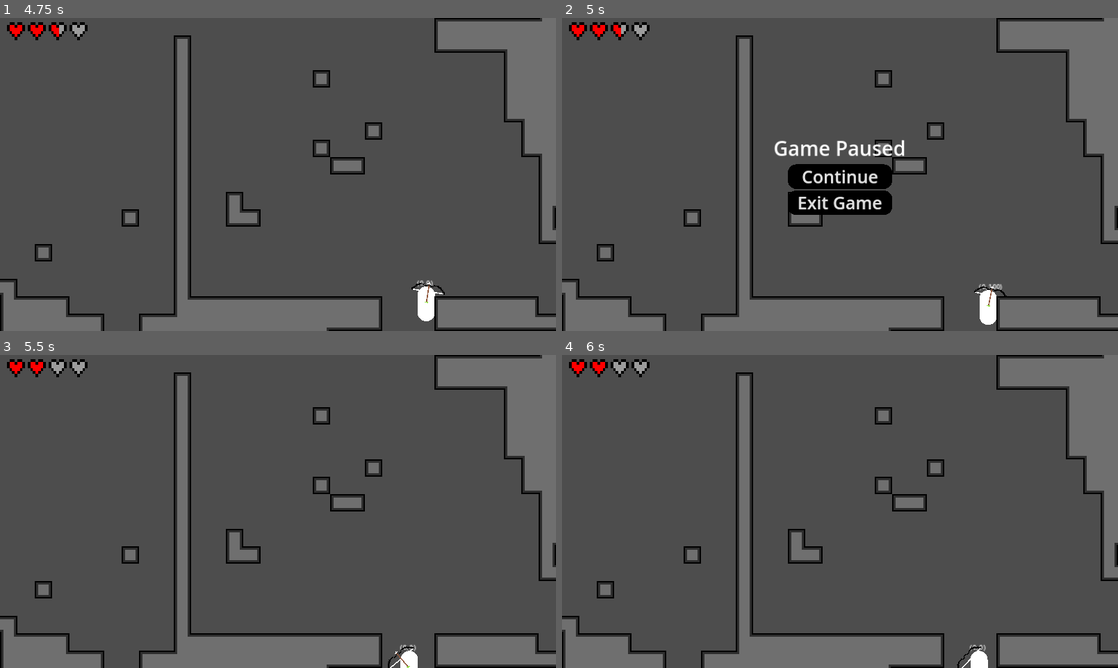
Above: before the commit, frames 1-4 (two rows, left to right).
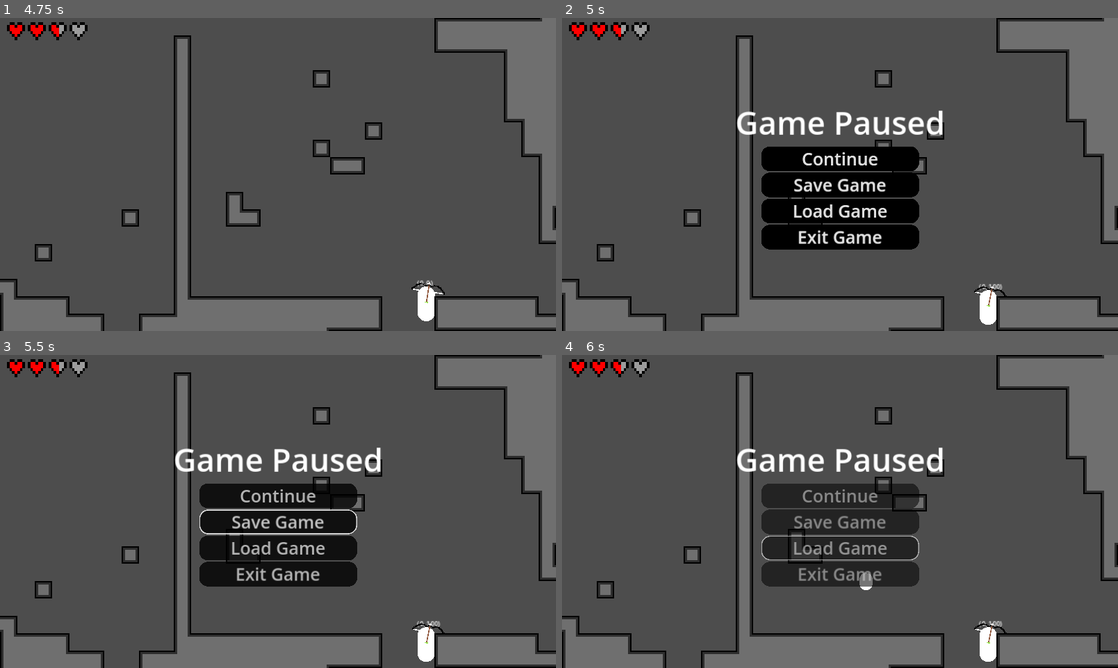
Above: after the commit, the same moments.

Repository: olvior/mushroom-mania
Game: Godot game, scene res://GUI/mainmenu/main_menu.tscn
Two runs of this game, one before a commit and one after it. Both use one fixed random seed, a clock stepped at 60 frames per second and the inputs below.
Inputs (mouse positions are in pixels of both pictures, inside the frame that each line leads up to):
- Up to frame 1 (4.75 s): click "New Game" at 0.5 s; move the mouse to (400, 158) at 1.27 s; hold Right (right) 1.28-2.78 s; tap X (attack) at 1.35, 3.05, 3.6 s; tap Z (jump) at 1.52, 2.27, 3.77, 4.52 s; click (400, 158) at 1.55 s; move the mouse to (166, 190) at 2.02 s; click (166, 190) at 2.1 s; tap C (dash) at 2.3, 2.85, 4.55 s; move the mouse to (333, 105) at 2.77 s; hold Left (left) 2.78-3.53 s; move the mouse to (250, 237) at 3.52 s; hold Right (right) from 3.53 s (still down); click (250, 237) at 3.8 s; move the mouse to (444, 221) at 4.27 s; click (444, 221) at 4.35 s
- Up to frame 2 (5 s): keep holding Right (right); tap Escape (escape) at 4.9 s
- Up to frame 3 (5.5 s): release Right (right) at 5 s; click (278, 520) at 5 s, where only the run after the commit has a clickable "Save Game"
- Up to frame 4 (6 s): click (840, 549) at 5.75 s, where only the run after the commit has a clickable "Load Game"

Frame 1 is identical in both runs. In frame 2, 8.4% of the frame differs, in the area x 31-69%, y 29-74%; in frame 3, 10%, in the area x 9-80%, y 2-100%; in frame 4, 10%.

Commit message:
Added save/load system

Diff:
--- a/GUI/hud/pause.gd
+++ b/GUI/hud/pause.gd
@@ -6,3 +6,9 @@
 func _on_continue_button_up():
 	get_tree().paused = false
 	self.queue_free()
+
+func _on_save_button_up():
+	Global.save_game("savefile1")
+
+func _on_load_button_up():
+	Global.load_save("savefile1")
--- a/GUI/hud/pause.tscn
+++ b/GUI/hud/pause.tscn
@@ -24,25 +24,25 @@
 anchor_bottom = 1.0
 grow_horizontal = 2
 grow_vertical = 2
-theme_override_constants/margin_left = 480
-theme_override_constants/margin_top = 270
-theme_override_constants/margin_right = 480
-theme_override_constants/margin_bottom = 270
+theme_override_constants/margin_left = 436
+theme_override_constants/margin_top = 245
+theme_override_constants/margin_right = 436
+theme_override_constants/margin_bottom = 245
 
 [node name="VBoxContainer" type="VBoxContainer" parent="MarginContainer"]
 layout_mode = 2
 
 [node name="Label" type="Label" parent="MarginContainer/VBoxContainer"]
 layout_mode = 2
-theme_override_font_sizes/font_size = 46
+theme_override_font_sizes/font_size = 73
 text = "Game Paused"
 horizontal_alignment = 1
 vertical_alignment = 1
 
 [node name="MarginContainer2" type="MarginContainer" parent="MarginContainer/VBoxContainer"]
 layout_mode = 2
-theme_override_constants/margin_left = 40
-theme_override_constants/margin_right = 40
+theme_override_constants/margin_left = 60
+theme_override_constants/margin_right = 60
 
 [node name="Continue" type="Button" parent="MarginContainer/VBoxContainer/MarginContainer2"]
 material = SubResource("ShaderMaterial_b4gvv")
@@ -53,10 +53,34 @@
 
 [node name="MarginContainer" type="MarginContainer" parent="MarginContainer/VBoxContainer"]
 layout_mode = 2
-theme_override_constants/margin_left = 40
-theme_override_constants/margin_right = 40
+theme_override_constants/margin_left = 60
+theme_override_constants/margin_right = 60
 
-[node name="Quit" type="Button" parent="MarginContainer/VBoxContainer/MarginContainer"]
+[node name="Save" type="Button" parent="MarginContainer/VBoxContainer/MarginContainer"]
+material = SubResource("ShaderMaterial_b4gvv")
+layout_mode = 2
+focus_mode = 0
+theme = ExtResource("2_21exs")
+text = "Save Game"
+
+[node name="MarginContainer4" type="MarginContainer" parent="MarginContainer/VBoxContainer"]
+layout_mode = 2
+theme_override_constants/margin_left = 60
+theme_override_constants/margin_right = 60
+
+[node name="Load" type="Button" parent="MarginContainer/VBoxContainer/MarginContainer4"]
+material = SubResource("ShaderMaterial_b4gvv")
+layout_mode = 2
+focus_mode = 0
+theme = ExtResource("2_21exs")
+text = "Load Game"
+
+[node name="MarginContainer3" type="MarginContainer" parent="MarginContainer/VBoxContainer"]
+layout_mode = 2
+theme_override_constants/margin_left = 60
+theme_override_constants/margin_right = 60
+
+[node name="Quit" type="Button" parent="MarginContainer/VBoxContainer/MarginContainer3"]
 material = SubResource("ShaderMaterial_b4gvv")
 layout_mode = 2
 focus_mode = 0
@@ -64,4 +88,6 @@
 text = "Exit Game"
 
 [connection signal="button_up" from="MarginContainer/VBoxContainer/MarginContainer2/Continue" to="." method="_on_continue_button_up"]
-[connection signal="button_up" from="MarginContainer/VBoxContainer/MarginContainer/Quit" to="." method="_on_quit_button_up"]
+[connection signal="button_up" from="MarginContainer/VBoxContainer/MarginContainer/Save" to="." method="_on_save_button_up"]
+[connection signal="button_up" from="MarginContainer/VBoxContainer/MarginContainer4/Load" to="." method="_on_load_button_up"]
+[connection signal="button_up" from="MarginContainer/VBoxContainer/MarginContainer3/Quit" to="." method="_on_quit_button_up"]
--- a/leveldesign/parts/scripts/boss_spawner.gd
+++ b/leveldesign/parts/scripts/boss_spawner.gd
@@ -12,11 +12,24 @@
 			spawn()
 			used = true
 
+func _ready():
+	for i in range(len(blockers)):
+		blockers[i] = get_node(blockers[i])
+
 func spawn():
 	var new_boss = boss_scene.instantiate()
 	Global.current_area.call_deferred("add_child", new_boss)
 	new_boss.position = position_node.get_global_position()
 	for b in blockers:
-		get_node(b).close()
+		b.close()
 
 	new_boss.blockers = blockers
+
+func save():
+	var save_dict = {
+		"file_path" : get_scene_file_path(),
+		"scene_path" : get_tree().get_root().get_path_to(self),
+		"used" : used
+	}
+
+	return save_dict
--- a/leveldesign/parts/tscns/boss_spawner.tscn
+++ b/leveldesign/parts/tscns/boss_spawner.tscn
@@ -2,7 +2,7 @@
 
 [ext_resource type="Script" path="res://leveldesign/parts/scripts/boss_spawner.gd" id="1_nbec0"]
 
-[node name="Area2D" type="Area2D"]
+[node name="Area2D" type="Area2D" groups=["for_save"]]
 collision_layer = 0
 collision_mask = 64
 script = ExtResource("1_nbec0")
--- a/misc/global.gd
+++ b/misc/global.gd
@@ -13,16 +13,23 @@
 
 @onready var main_scene : Node2D
 
+func _ready():
+	self.add_to_group("for_save")
+
+func save():
+	var save_dict = {
+		"current_area" : current_area.area_name
+	}
+
+	return save_dict
+
 func start():
-	print("A")
 	player = player_scene.instantiate()
 	main_scene.add_child(player)
 
 	var new_scene : GameArea = game_areas["main"].instantiate()
 	main_scene.add_child(new_scene)
 	current_area = new_scene
-
-
 
 func change_area(exit : AreaExit):
 	current_area.queue_free()
@@ -34,3 +41,60 @@
 	current_area = new_scene
 	var new_exit : AreaExit = new_scene.exits[exit["connects_to_loc"]]
 	player.position = new_exit.spawn_loc.get_global_position()
+
+
+func save_game(file_path):
+	var path = "user://" + file_path + ".save"
+	var all_nodes = get_tree().get_nodes_in_group("for_save")
+	var save_file = FileAccess.open(path, FileAccess.WRITE)
+
+	for node in all_nodes:
+		var node_data = node.save()
+		var json_string = JSON.stringify(node_data)
+		save_file.store_line(json_string)
+
+	print("save done")
+
+func load_save(file_path):
+	var path = "user://" + file_path + ".save"
+	if not FileAccess.file_exists(path):
+		return
+
+	var first = true
+	var save_game = FileAccess.open(path, FileAccess.READ)
+	while save_game.get_position() < save_game.get_length():
+		var json_string = save_game.get_line()
+		var json = JSON.new()
+
+		var parse_result = json.parse(json_string)
+		if not parse_result == OK:
+			print("JSON Parse Error: ", json.get_error_message(), " in ", json_string, " at line ", json.get_error_line())
+			continue
+
+		var node_data = json.get_data()
+
+		if first: # Global node, has setup stuff idk
+			var new_area_name = node_data["current_area"]
+			var new_area = game_areas[new_area_name].instantiate()
+			current_area.queue_free()
+			main_scene.add_child(new_area)
+			current_area = new_area
+			print("i might have  changed")
+			first = false
+
+		else:
+			var node = get_tree().get_root().get_node(node_data["scene_path"])
+			var skip_next = false
+			for i in node_data.keys():
+				if skip_next:
+					skip_next = false
+
+				elif i == "file_path" or i == "scene_path":
+					pass
+
+				elif i[-2] == ".":
+					node.set(i.substr(0, len(i) - 2), Vector2(node_data[i.substr(0, len(i) - 2) + ".x"], node_data[i.substr(0, len(i) - 2) + ".y"]))
+					skip_next = true
+
+				else:
+					node.set(i, node_data[i])
--- a/player/player.gd
+++ b/player/player.gd
@@ -327,3 +327,13 @@
 
 func on_melee_hit():
 	bow.reset_cooldown()
+
+func save():
+	var save_dict = {
+		"file_path" : get_scene_file_path(),
+		"scene_path" : get_tree().get_root().get_path_to(self),
+		"position.x" : position.x,
+		"position.y" : position.y
+	}
+
+	return save_dict
--- a/player/player.tscn
+++ b/player/player.tscn
@@ -46,7 +46,7 @@
 [sub_resource type="SegmentShape2D" id="SegmentShape2D_ata4l"]
 b = Vector2(0, 0)
 
-[node name="CharacterBody2D" type="CharacterBody2D" groups=["player"]]
+[node name="CharacterBody2D" type="CharacterBody2D" groups=["for_save", "player"]]
 collision_layer = 64
 script = ExtResource("1_pl0cc")
 metadata/_edit_vertical_guides_ = []
